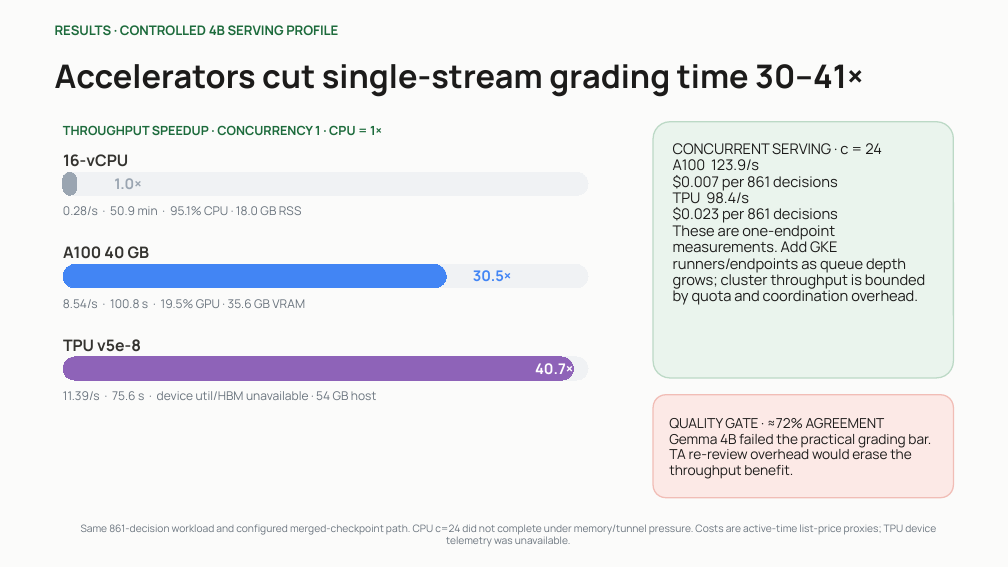
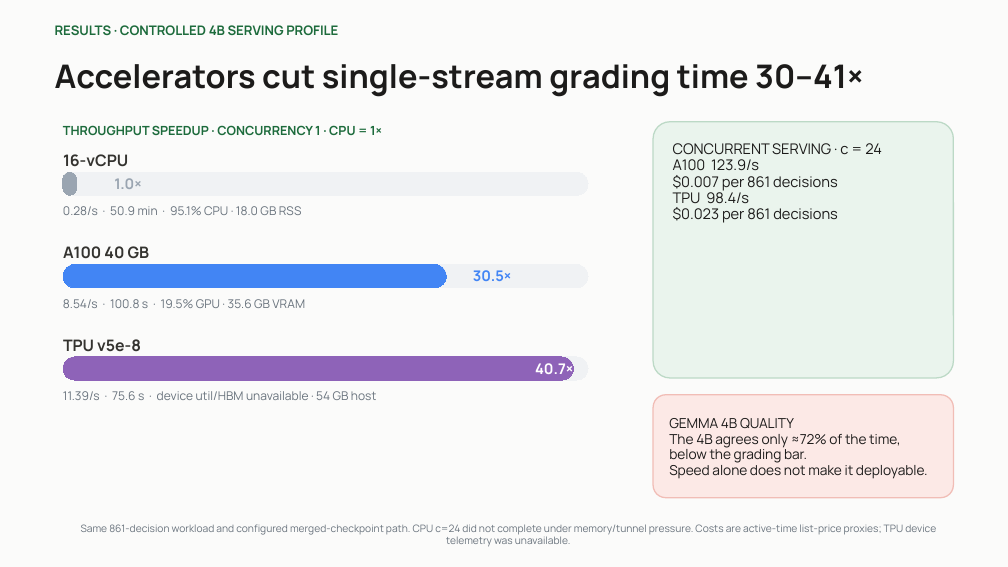
Before and after one commit to seanyepez/me344ricechem, a slide deck: slide 4 of slides/ME344_RiceChem_Option2_5_Slides.pptx. Drawn at 1008x567 pixels with LibreOffice and Linux fonts; fonts in the diff are those of the drawing; background and template pictures are left out. Boxes give left, top, right and bottom in pixels: in the first picture for what was removed or moved away, otherwise in the second. Text is boxed around its words. In the diff, an @@ line names an element or a change of style, - is before the commit and + after.

Commit message:
Deck final pass: conclusion in plain takeaways, cleaner results panel, cropped measurements diagram

```diff
--- a/slides/ME344_RiceChem_Option2_5_Slides.pptx
+++ b/slides/ME344_RiceChem_Option2_5_Slides.pptx
@@ text in rounded rectangle at [673, 225, 925, 305]: paragraph removed @@
-These are one-endpoint measurements. Add GKE runners/endpoints as queue depth grows; cluster throughput is bounded by quota and coordination overhead.
@@ text in rounded rectangle at [669, 418, 928, 479]: text changed @@
-QUALITY GATE · ≈72% AGREEMENT
-Gemma 4B failed the practical grading bar.
-TA re-review overhead would erase the throughput benefit.
+GEMMA 4B QUALITY
+The 4B agrees only ≈72% of the time, below the grading bar.
+Speed alone does not make it deployable.
```
Also in this commit, not shown: 3 other slides changed, 1 slide added, 1 slide removed, 1 other file.
